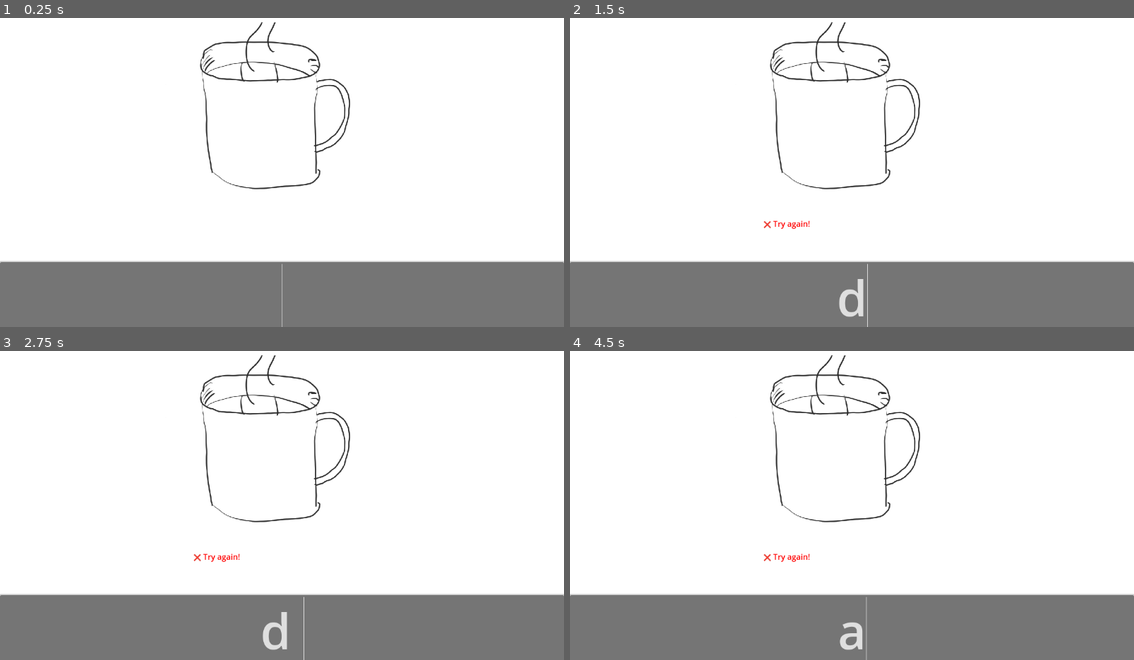
Above: before the commit, frames 1-4 (two rows, left to right).
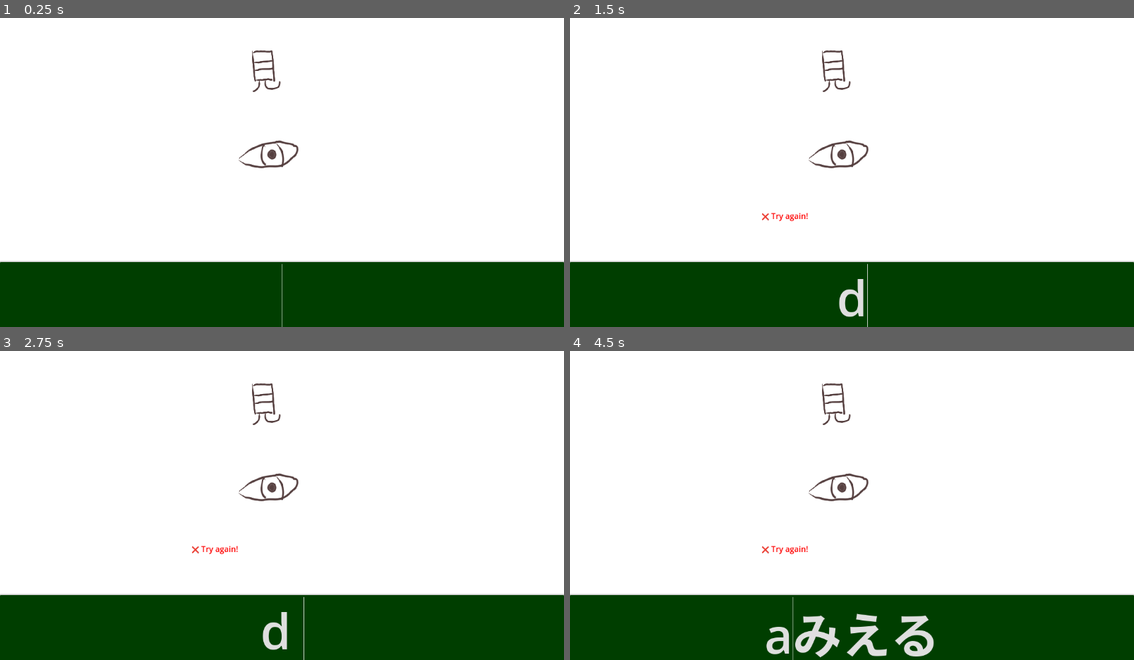
Above: after the commit, the same moments.

Repository: injust90/chatbot
Game: Godot game, scene res://Scenes/FlashCard.tscn
Two runs of this game, one before a commit and one after it. Both use one fixed random seed, a clock stepped at 60 frames per second and the inputs below. This scene is started directly instead of the project's main scene.
Inputs (mouse positions are in pixels of both pictures, inside the frame that each line leads up to):
- Up to frame 1 (0.25 s): no input
- Up to frame 2 (1.5 s): click (852, 296) at 0.52 s; type "12" at 0.6 s; tap Enter at 1.25 s; move the mouse to (976, 153) at 1.27 s; hold D (right) from 1.28 s (still down); click (976, 153) at 1.42 s
- Up to frame 3 (2.75 s): release D (right) at 2 s; tap Space at 2 s; drag from (169, 517) to (253, 564) at 2.02 s
- Up to frame 4 (4.5 s): tap Enter at 2.75, 4.25 s; move the mouse to (908, 431) at 2.77 s; hold D (right) 2.78-3.5 s; tap Space at 3.5 s; drag from (823, 564) to (682, 452) at 3.52 s; move the mouse to (1021, 548) at 4.27 s; hold A (left) from 4.28 s (still down)

The runs differ from the first frame. In frame 1, 23% of the frame differs, in the area x 0-100%, y 1-100%; in frame 2, 23%; in frame 3, 22%; in frame 4, 23%.

Commit message:
6 more characters

Diff:
--- a/Scenes/FlashCard.tscn
+++ b/Scenes/FlashCard.tscn
@@ -1,6 +1,9 @@
-[gd_scene load_steps=2 format=3 uid="uid://dndop6bo6puss"]
+[gd_scene load_steps=3 format=3 uid="uid://dndop6bo6puss"]
 
 [ext_resource type="Script" uid="uid://bfqrjd4x1yukf" path="res://Scenes/flash_card.gd" id="1_c0pwt"]
+
+[sub_resource type="StyleBoxFlat" id="StyleBoxFlat_c0pwt"]
+bg_color = Color(0, 0.24328762, 0, 1)
 
 [node name="FlashCard" type="Node2D"]
 script = ExtResource("1_c0pwt")
@@ -10,6 +13,7 @@
 offset_right = 1152.0
 offset_bottom = 649.0
 theme_override_font_sizes/font_size = 100
+theme_override_styles/normal = SubResource("StyleBoxFlat_c0pwt")
 alignment = 1
 
 [node name="TextureRect" type="TextureRect" parent="."]
@@ -18,11 +22,11 @@
 offset_right = 903.0
 offset_bottom = 492.0
 expand_mode = 1
-stretch_mode = 6
+stretch_mode = 5
 
 [node name="Label" type="Label" parent="."]
-offset_left = 395.0
-offset_top = 425.0
-offset_right = 762.0
-offset_bottom = 532.0
+offset_left = 391.0
+offset_top = 409.0
+offset_right = 758.0
+offset_bottom = 516.0
 theme_override_colors/font_color = Color(0, 0, 0, 1)
--- a/Scenes/flash_card.gd
+++ b/Scenes/flash_card.gd
@@ -12,11 +12,18 @@
 	#{"image": "res://Art/まいにち.png", "word": "まいにち"},
 	#{"image": "res://Art/ひと.png", "word": "ひと"},
 	#{"image": "res://Art/いち.png", "word": "いち"},
-	{"image": "res://Art/まいにち.png", "word": "まいにち"},
-	{"image": "res://Art/ことし.png", "word": "ことし"},
-	{"image": "res://Art/だす.png", "word": "だす"}
+	#{"image": "res://Art/まいにち.png", "word": "まいにち"},
+	#{"image": "res://Art/ことし.png", "word": "ことし"},
+	#{"image": "res://Art/だす.png", "word": "だす"},
+	#{"image": "res://Art/こ.png", "word": "こ"},
+	#{"image": "res://Art/なか.png", "word": "なか"},
+	#{"image": "res://Art/ほん.png", "word": "ほん"},
+	{"image": "res://Art/みえる.png", "word": "みえる"},
+	{"image": "res://Art/くに.png", "word": "くに"},
+	{"image": "res://Art/うえ.png", "word": "うえ"}
 ]
 
+var tries = 0
 var index = 0
 var busy = false  # prevents multiple submits while feedback shows
 
@@ -46,8 +53,13 @@
 		index = (index + 1) % flashcards.size()
 		await get_tree().create_timer(0.6).timeout  # short delay to show feedback
 		load_flashcard(index)
+		tries = 0
 	else:
 		input_field.clear()
 		feedback_label.text = "❌ Try again!"
 		feedback_label.add_theme_color_override("font_color", Color(1, 0, 0))  # red
 		busy = false  # allow retry immediately
+		tries += 1
+
+	if tries == 3:
+		input_field.text = flashcards[index]["word"]
Binary file added: Art/うえ.png
Binary file added: Art/くに.png
Binary file added: Art/こ.png
Binary file added: Art/なか.png
Binary file added: Art/ほん.png
Binary file added: Art/みえる.png
